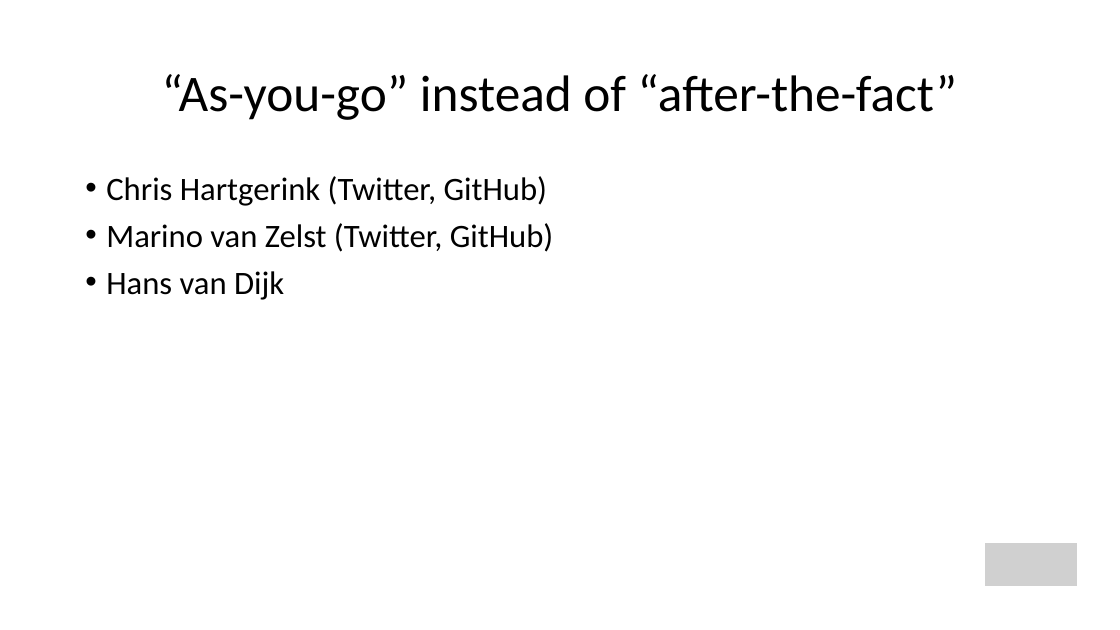
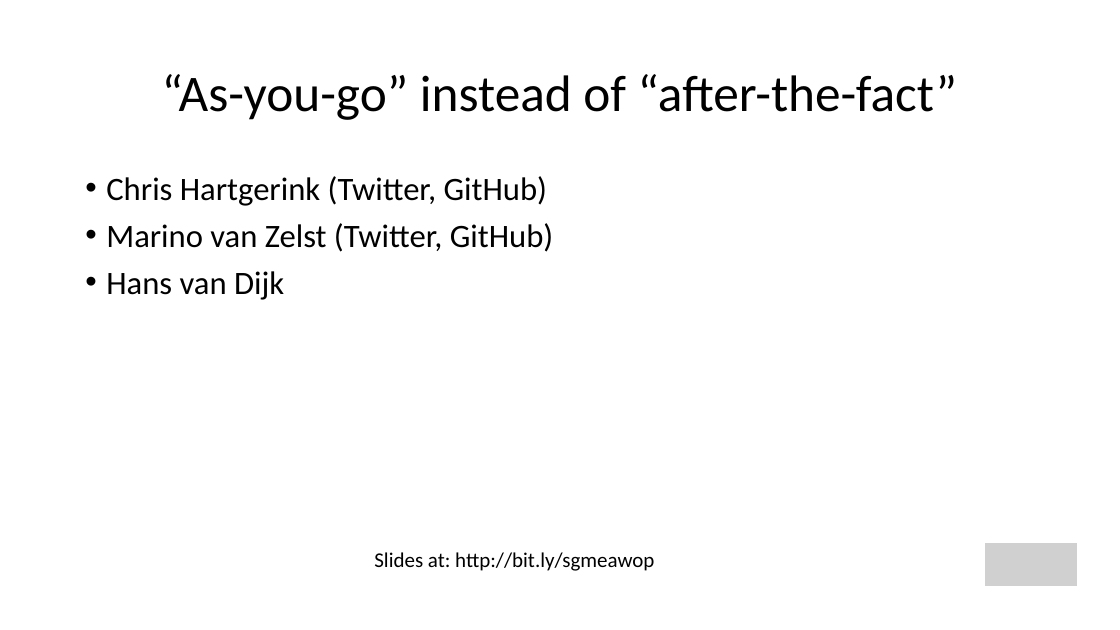
Before and after one commit to mzelst/talks, a slide deck: slide 1 of 2018/20180516sgmeawop/20180515asyougoeawop.odp. Drawn at 1120x630 pixels with LibreOffice and Linux fonts; fonts in the diff are those of the drawing; grey boxes stand for pictures. Boxes give left, top, right and bottom in pixels: in the first picture for what was removed or moved away, otherwise in the second. Text is boxed around its words. In the diff, an @@ line names an element or a change of style, - is before the commit and + after.

```diff
--- a/2018/20180516sgmeawop/20180515asyougoeawop.odp
+++ b/2018/20180516sgmeawop/20180515asyougoeawop.odp
@@ text added at (374,552,654,571), 18 pt, text #000000 @@
+Slides at: http://bit.ly/sgmeawop
```
Also in this commit, not shown: 2 other slides changed, 6 slides added, 1 other file.
